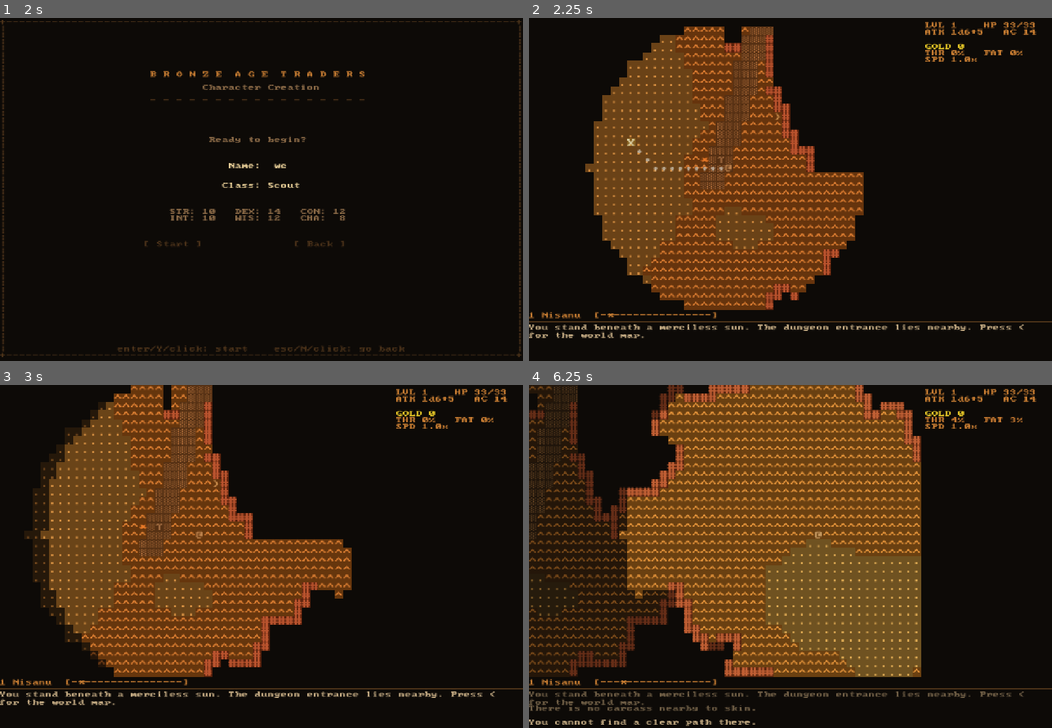
Above: before the commit, frames 1-4 (two rows, left to right).
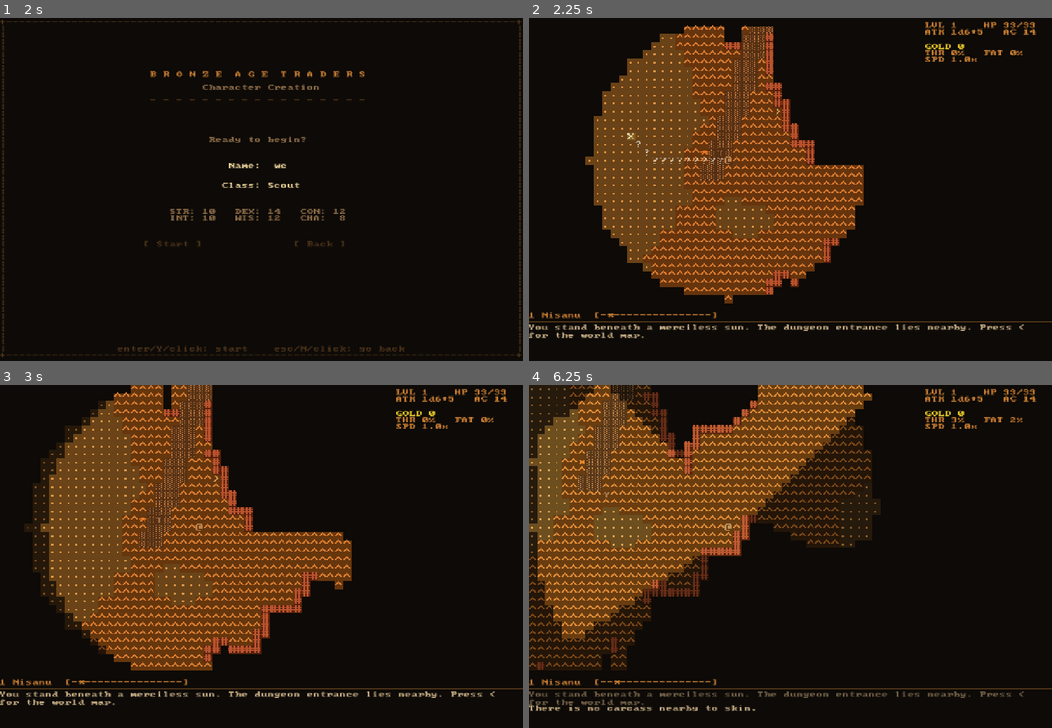
Above: after the commit, the same moments.

Repository: kpweaver/bronze-age-traders
Game: Godot game, scene res://ui/main_menu.tscn
Two runs of this game, one before a commit and one after it. Both use one fixed random seed, a clock stepped at 60 frames per second and the inputs below.
Inputs (mouse positions are in pixels of both pictures, inside the frame that each line leads up to):
- Up to frame 1 (2 s): tap Enter at 0.5 s; move the mouse to (235, 258) at 0.52 s; hold W 0.53-1.25 s; tap C at 0.6 s; click (235, 258) at 0.67 s; tap Space at 0.77, 1.25 s; drag from (418, 240) to (235, 258) at 1.27 s
- Up to frame 2 (2.25 s): tap Enter at 2 s; move the mouse to (633, 138) at 2.02 s; hold A from 2.03 s (still down); tap H at 2.1 s
- Up to frame 3 (3 s): release A at 2.75 s; tap Space at 2.75 s; drag from (287, 556) to (104, 505) at 2.77 s
- Up to frame 4 (6.25 s): move the mouse to (712, 470) at 3.52 s; hold S 3.53-4.25 s; tap L at 3.6 s; tap Space at 3.77, 5.75 s; tap Enter at 4.25 s; drag from (905, 539) to (712, 470) at 4.27 s; move the mouse to (685, 573) at 5.02 s; hold W 5.03-5.75 s; tap T at 5.1 s; click (685, 573) at 5.17 s; drag from (842, 481) to (685, 573) at 5.77 s

Frame 1 is identical in both runs. In frame 2, 11% of the frame differs, in the area x 10-64%, y 2-86%; in frame 3, 12%; in frame 4, 48%, in the area x 0-93%, y 0-100%.

Commit message:
Add BIOS glyph atlas renderer for map rendering

Diff:
--- a/scripts/ascii_map.gd
+++ b/scripts/ascii_map.gd
@@ -10,7 +10,7 @@
 const GameWorldClass = preload("res://scripts/game_world.gd")
 
 # ---------------------------------------------------------------------------
-# Display constants  (viewport: 1080×720, cell: 9×14 → 120×51 tiles)
+# Display constants  (viewport: 1080Ã—720, cell: 9Ã—14 â†’ 120Ã—51 tiles)
 # ---------------------------------------------------------------------------
 const COLS: int = 120
 const ROWS: int = 51
@@ -20,6 +20,7 @@
 const CELL_H: float = 14.0
 const TILESET_ENABLED := true
 const TILESET_PATH := "res://assets/tilesets/CGA8x8thick_mask.png"
+const ASCII_ATLAS_PATH := "res://assets/fonts/Px437_IBM_BIOS_cp437_8x8_atlas.png"
 const TILESET_COLS := 16
 const TILESET_ROWS := 16
 const TILESET_TILE_W := 8
@@ -50,7 +51,7 @@
 const C_MSG_RECENT := Color(0.78, 0.68, 0.52)
 const C_MSG_OLD    := Color(0.45, 0.38, 0.28)
 
-# Overworld tile palette — biome-tuned, sun-baked
+# Overworld tile palette â€” biome-tuned, sun-baked
 const C_SAND_LIT   := Color(0.98, 0.88, 0.48)
 const C_SAND_DIM   := Color(0.55, 0.46, 0.22)
 const C_DUNE_LIT   := Color(0.94, 0.68, 0.22)
@@ -159,7 +160,7 @@
 var _map_zoom_idx: int = 2
 
 # ---------------------------------------------------------------------------
-# Day/night tint — applied to map tiles and entities only (UI stays lit).
+# Day/night tint â€” applied to map tiles and entities only (UI stays lit).
 # Updated every turn via _on_turn_ended.
 # ---------------------------------------------------------------------------
 var _day_tint: Color = Color.WHITE
@@ -167,9 +168,10 @@
 # ---------------------------------------------------------------------------
 # Game world + rendering
 # ---------------------------------------------------------------------------
-var _world  # GameWorld — untyped to avoid class_name scope issues
+var _world  # GameWorld â€” untyped to avoid class_name scope issues
 var _font: Font
 var _tileset: Texture2D
+var _ascii_atlas: Texture2D
 var _ui_theme: Theme
 var _ui_layer
 var _inventory_ui_root: Control
@@ -204,7 +206,7 @@
 var _hud_sky_label
 var _hud_message_labels: Array = []
 
-# Convenience aliases — read-only proxies into _world.
+# Convenience aliases â€” read-only proxies into _world.
 # These let the rendering/input code below read _map, _player etc. unchanged.
 var _map:
 	get: return _world.map
@@ -227,8 +229,10 @@
 # ===========================================================================
 
 func _ready() -> void:
+	texture_filter = CanvasItem.TEXTURE_FILTER_NEAREST
 	_font  = _make_font()
 	_tileset = _load_tileset()
+	_ascii_atlas = _load_ascii_atlas()
 	_ui_theme = _make_ui_theme()
 	_world = GameWorldClass.new()
 	add_child(_world)
@@ -304,6 +308,15 @@
 	return ImageTexture.create_from_image(image)
 
 
+func _load_ascii_atlas() -> Texture2D:
+	if not FileAccess.file_exists(ASCII_ATLAS_PATH):
+		return null
+	var image := Image.load_from_file(ASCII_ATLAS_PATH)
+	if image == null or image.is_empty():
+		return null
+	return ImageTexture.create_from_image(image)
+
+
 func _prepare_tileset_mask(image: Image) -> void:
 	var w: int = image.get_width()
 	var h: int = image.get_height()
@@ -333,6 +346,10 @@
 
 func _tileset_active() -> bool:
 	return _tileset != null and GameState.use_tileset
+
+
+func _ascii_atlas_active() -> bool:
+	return not _tileset_active() and GameState.font_profile == GameState.FONT_PROFILE_BIOS and _ascii_atlas != null
 
 
 func _make_ui_theme() -> Theme:
@@ -1121,13 +1138,13 @@
 
 
 func _map_cell_w() -> float:
-	if _tileset_active():
+	if _tileset_active() or _ascii_atlas_active():
 		return float(_map_font_size())
 	return maxf(1.0, ceil(_font.get_string_size("M", HORIZONTAL_ALIGNMENT_LEFT, -1, _map_font_size()).x))
 
 
 func _map_cell_h() -> float:
-	if _tileset_active():
+	if _tileset_active() or _ascii_atlas_active():
 		return float(_map_font_size())
 	return maxf(1.0, ceil(_font.get_height(_map_font_size())))
 
@@ -1217,6 +1234,7 @@
 
 func _apply_font_profile() -> void:
 	_font = _make_font()
+	_ascii_atlas = _load_ascii_atlas()
 	_ui_theme = _make_ui_theme()
 	if _hud_ui_root != null:
 		_hud_ui_root.theme = _ui_theme
@@ -1763,51 +1781,51 @@
 # ---------------------------------------------------------------------------
 # Day/night tint computation
 # Anchor colours:                  time_of_day value
-#   Midnight  (0.00) — deep blue   0.00
-#   Pre-dawn  (0.17) — dark indigo 0.17  (04:00)
-#   Dawn      (0.25) — warm amber  0.25  (06:00)
-#   Morning   (0.33) — soft gold   0.33  (08:00)
-#   Midday    (0.50) — full white  0.50  (12:00)
-#   Afternoon (0.67) — soft gold   0.67  (16:00)
-#   Dusk      (0.75) — warm amber  0.75  (18:00)
-#   Night     (0.83) — dark indigo 0.83  (20:00)
-#   Midnight  (1.00) — deep blue   (wraps)
+#   Midnight  (0.00) â€” deep blue   0.00
+#   Pre-dawn  (0.17) â€” dark indigo 0.17  (04:00)
+#   Dawn      (0.25) â€” warm amber  0.25  (06:00)
+#   Morning   (0.33) â€” soft gold   0.33  (08:00)
+#   Midday    (0.50) â€” full white  0.50  (12:00)
+#   Afternoon (0.67) â€” soft gold   0.67  (16:00)
+#   Dusk      (0.75) â€” warm amber  0.75  (18:00)
+#   Night     (0.83) â€” dark indigo 0.83  (20:00)
+#   Midnight  (1.00) â€” deep blue   (wraps)
 # ---------------------------------------------------------------------------
 func _compute_day_tint() -> Color:
 	# Only the overworld is lit by the sun.  Underground is always the same dim.
 	if _world.debug_hub_active or _world.depth > 0:
 		if _tileset_active():
-			return Color(0.62, 0.64, 0.74)  # tileset dungeon — cooler, readable stone-dark
-		return Color(0.55, 0.50, 0.45)  # dungeon — torchlight amber-dim
+			return Color(0.62, 0.64, 0.74)  # tileset dungeon â€” cooler, readable stone-dark
+		return Color(0.55, 0.50, 0.45)  # dungeon â€” torchlight amber-dim
 
 	var t: float = _world.time_of_day   # 0.0 = midnight, 0.5 = noon
 
-	# Four anchor points that repeat symmetrically (dawn ↔ dusk).
+	# Four anchor points that repeat symmetrically (dawn â†” dusk).
 	# Each anchor: [time, Color].
 	var anchors: Array
 	if _tileset_active():
 		anchors = [
-			[0.00, Color(0.44, 0.58, 0.96)],  # midnight  — stronger moonlit blue
-			[0.17, Color(0.50, 0.62, 1.00)],  # pre-dawn  — cold blue
-			[0.25, Color(0.86, 0.66, 0.44)],  # dawn      — warm amber-blue transition
-			[0.33, Color(0.95, 0.85, 0.65)],  # morning   — golden
-			[0.50, Color(1.00, 1.00, 1.00)],  # midday    — full white
-			[0.67, Color(0.95, 0.85, 0.65)],  # afternoon — golden
-			[0.75, Color(0.82, 0.60, 0.40)],  # dusk      — amber-blue transition
-			[0.83, Color(0.50, 0.62, 1.00)],  # nightfall — cold blue
-			[1.00, Color(0.44, 0.58, 0.96)],  # midnight  — wraps back
+			[0.00, Color(0.44, 0.58, 0.96)],  # midnight  â€” stronger moonlit blue
+			[0.17, Color(0.50, 0.62, 1.00)],  # pre-dawn  â€” cold blue
+			[0.25, Color(0.86, 0.66, 0.44)],  # dawn      â€” warm amber-blue transition
+			[0.33, Color(0.95, 0.85, 0.65)],  # morning   â€” golden
+			[0.50, Color(1.00, 1.00, 1.00)],  # midday    â€” full white
+			[0.67, Color(0.95, 0.85, 0.65)],  # afternoon â€” golden
+			[0.75, Color(0.82, 0.60, 0.40)],  # dusk      â€” amber-blue transition
+			[0.83, Color(0.50, 0.62, 1.00)],  # nightfall â€” cold blue
+			[1.00, Color(0.44, 0.58, 0.96)],  # midnight  â€” wraps back
 		]
 	else:
 		anchors = [
-			[0.00, Color(0.18, 0.20, 0.40)],  # midnight  — deep blue-black
-			[0.17, Color(0.22, 0.22, 0.48)],  # pre-dawn  — indigo dark
-			[0.25, Color(0.88, 0.60, 0.35)],  # dawn      — warm amber
-			[0.33, Color(0.95, 0.85, 0.65)],  # morning   — golden
-			[0.50, Color(1.00, 1.00, 1.00)],  # midday    — full white
-			[0.67, Color(0.95, 0.85, 0.65)],  # afternoon — golden
-			[0.75, Color(0.88, 0.58, 0.32)],  # dusk      — amber
-			[0.83, Color(0.22, 0.22, 0.48)],  # nightfall — indigo dark
-			[1.00, Color(0.18, 0.20, 0.40)],  # midnight  — wraps back
+			[0.00, Color(0.18, 0.20, 0.40)],  # midnight  â€” deep blue-black
+			[0.17, Color(0.22, 0.22, 0.48)],  # pre-dawn  â€” indigo dark
+			[0.25, Color(0.88, 0.60, 0.35)],  # dawn      â€” warm amber
+			[0.33, Color(0.95, 0.85, 0.65)],  # morning   â€” golden
+			[0.50, Color(1.00, 1.00, 1.00)],  # midday    â€” full white
+			[0.67, Color(0.95, 0.85, 0.65)],  # afternoon â€” golden
+			[0.75, Color(0.88, 0.58, 0.32)],  # dusk      â€” amber
+			[0.83, Color(0.22, 0.22, 0.48)],  # nightfall â€” indigo dark
+			[1.00, Color(0.18, 0.20, 0.40)],  # midnight  â€” wraps back
 		]
 
 	# Linear interpolation between the two surrounding anchors.
@@ -2021,7 +2039,7 @@
 			_handle_dialogue_input(event)
 			return
 
-	# Escape — always valid.
+	# Escape â€” always valid.
 	if event.physical_keycode == KEY_ESCAPE:
 		_screen = Screen.ESCAPE
 		_escape_cursor = 0
@@ -2029,7 +2047,7 @@
 		queue_redraw()
 		return
 
-	# ? (shift+/) — help screen.
+	# ? (shift+/) â€” help screen.
 	if event.shift_pressed and event.physical_keycode == KEY_SLASH:
 		_screen = Screen.HELP
 		get_viewport().set_input_as_handled()
@@ -2510,7 +2528,7 @@
 		queue_redraw()
 		return
 
-	# w/b/f/h/l — unequip slot (unshifted only).
+	# w/b/f/h/l â€” unequip slot (unshifted only).
 	if not event.shift_pressed:
 		var unequip_slot := ""
 		match key:
@@ -2528,7 +2546,7 @@
 				queue_redraw()
 			return
 
-	# a–t — use / equip / read depending on item category (unshifted only).
+	# aâ€“t â€” use / equip / read depending on item category (unshifted only).
 	if not event.shift_pressed and key >= KEY_A and key <= KEY_Z:
 		var idx: int = key - KEY_A
 		var display_items: Array = _inventory_display_items()
@@ -3153,7 +3171,7 @@
 		if not _on_screen(step.x, step.y):
 			continue
 		var sp := _to_screen(step.x, step.y)
-		var glyph := "X" if step == _hover_pos else "•"
+		var glyph := "X" if step == _hover_pos else "â€¢"
 		var color := Color(0.96, 0.96, 0.92, 0.86) if step == _hover_pos else Color(0.90, 0.90, 0.86, 0.62)
 		_put_map_fg(sp.x, sp.y, glyph, color)
 
@@ -3195,7 +3213,7 @@
 		if point == _player.pos or not _on_screen(point.x, point.y):
 			continue
 		var sp := _to_screen(point.x, point.y)
-		var glyph := "X" if point == _target_pos else "•"
+		var glyph := "X" if point == _target_pos else "â€¢"
 		_put_map_fg(sp.x, sp.y, glyph, line_color)
 
 func _build_sellable() -> Array:
@@ -3489,10 +3507,24 @@
 				draw_rect(cell_rect, Color(0.85, 0.70, 0.32, 0.18), false, 2.0)
 			elif is_current:
 				draw_rect(cell_rect, Color(0.78, 0.62, 0.22, 0.12), false, 1.0)
-			var font_h: float = _font.get_height(glyph_font_size)
-			var baseline_y: float = py + floor((cell_h - font_h) * 0.5) + glyph_font_size
-			draw_string(_font, Vector2(px, baseline_y), ch,
-					HORIZONTAL_ALIGNMENT_CENTER, cell_w, glyph_font_size, color)
+			_draw_world_map_glyph(cell_rect, ch, color, glyph_font_size)
+
+
+func _draw_world_map_glyph(cell_rect: Rect2, ch: String, color: Color, glyph_font_size: int) -> void:
+	if _ascii_atlas_active():
+		var glyph_size: float = floor(minf(cell_rect.size.x, cell_rect.size.y) * 0.90)
+		var dest_rect := Rect2(
+			cell_rect.position.x + floor((cell_rect.size.x - glyph_size) * 0.5),
+			cell_rect.position.y + floor((cell_rect.size.y - glyph_size) * 0.5),
+			glyph_size,
+			glyph_size
+		)
+		draw_texture_rect_region(_ascii_atlas, dest_rect, _glyph_region(ch), color, false, true)
+		return
+	var font_h: float = _font.get_height(glyph_font_size)
+	var baseline_y: float = cell_rect.position.y + floor((cell_rect.size.y - font_h) * 0.5) + glyph_font_size
+	draw_string(_font, Vector2(cell_rect.position.x, baseline_y), ch,
+			HORIZONTAL_ALIGNMENT_CENTER, cell_rect.size.x, glyph_font_size, color)
 
 
 func _world_map_chunk_at_pos(mouse_pos: Vector2) -> Vector2i:
@@ -3610,6 +3642,9 @@
 	if _tileset_active():
 		_put_map_tile(x, y, ch, color)
 		return
+	if _ascii_atlas_active():
+		_put_map_atlas_glyph(x, y, ch, color)
+		return
 	var cell_w: float = _map_cell_w()
 	var cell_h: float = _map_cell_h()
 	var metrics: Dictionary = _glyph_draw_metrics(ch)
@@ -3622,6 +3657,20 @@
 	var draw_x: float = px + floor((cell_w - glyph_w) * 0.5) + float(metrics.get("x", 0.0))
 	draw_string(_font, Vector2(draw_x, baseline_y), ch,
 			HORIZONTAL_ALIGNMENT_LEFT, -1, font_size, color)
+
+
+func _put_map_atlas_glyph(x: int, y: int, ch: String, color: Color) -> void:
+	var cell_w: float = _map_cell_w()
+	var cell_h: float = _map_cell_h()
+	var metrics: Dictionary = _glyph_draw_metrics(ch)
+	var glyph_size: float = floor(minf(cell_w, cell_h) * float(metrics.get("scale", 0.92)))
+	var dest_rect := Rect2(
+		float(x) * cell_w + floor((cell_w - glyph_size) * 0.5) + float(metrics.get("x", 0.0)),
+		float(y) * cell_h + floor((cell_h - glyph_size) * 0.5) + float(metrics.get("y", 0.0)),
+		glyph_size,
+		glyph_size
+	)
+	draw_texture_rect_region(_ascii_atlas, dest_rect, _glyph_region(ch), color, false, true)
 
 
 func _glyph_draw_metrics(ch: String) -> Dictionary:
@@ -3638,9 +3687,15 @@
 			return {"scale": 0.96, "x": 0.0, "y": 0.0}
 		"=":
 			return {"scale": 1.00, "x": 0.0, "y": 0.0}
+		"═":
+			return {"scale": 1.00, "x": 0.0, "y": 0.0}
+		"║":
+			return {"scale": 1.00, "x": 0.0, "y": 0.0}
+		"╔", "╗", "╚", "╝":
+			return {"scale": 1.00, "x": 0.0, "y": 0.0}
 		"@":
 			return {"scale": 1.02, "x": 0.0, "y": -1.0}
-		"☺", "☻":
+		"â˜º", "â˜»":
 			return {"scale": 1.02, "x": 0.0, "y": -1.0}
 		_:
 			return {"scale": 0.92, "x": 0.0, "y": 0.0}
@@ -3667,6 +3722,8 @@
 			return 1
 		0x263B:
 			return 2
+		0x2022:
+			return 7
 		0x266A:
 			return 13
 		0x266B:
Binary file added: assets/fonts/Px437_IBM_BIOS_cp437_8x8_atlas.png
Not shown, changed: primer.txt
Not shown, added: tools/generate_cp437_bios_atlas.py
